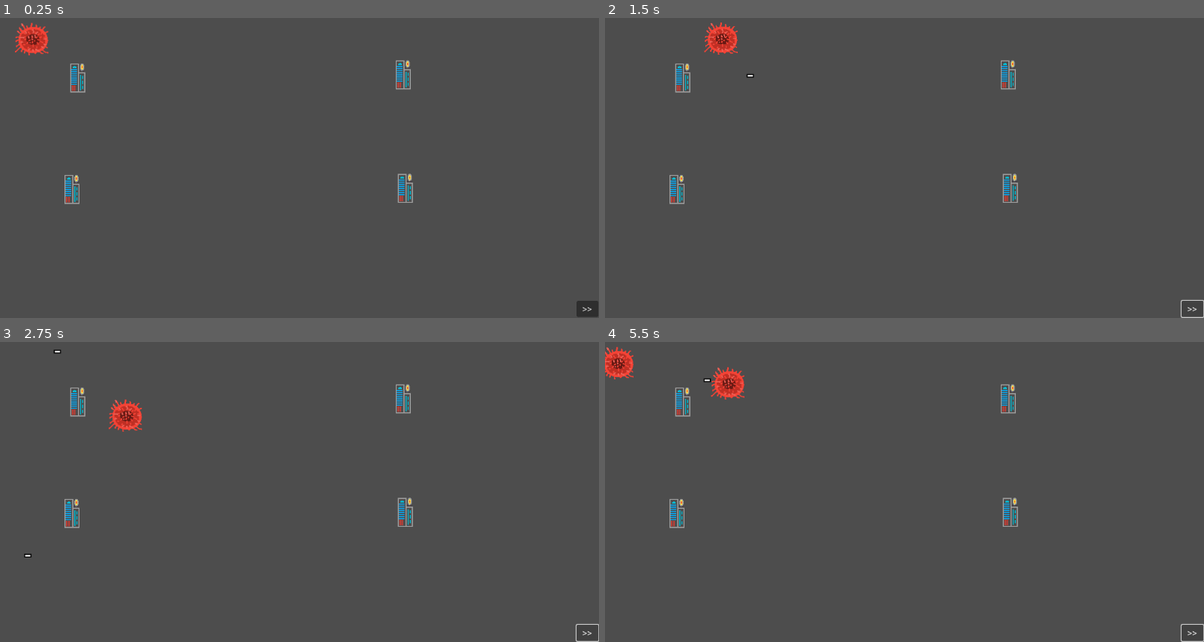
Above: before the commit, frames 1-4 (two rows, left to right).
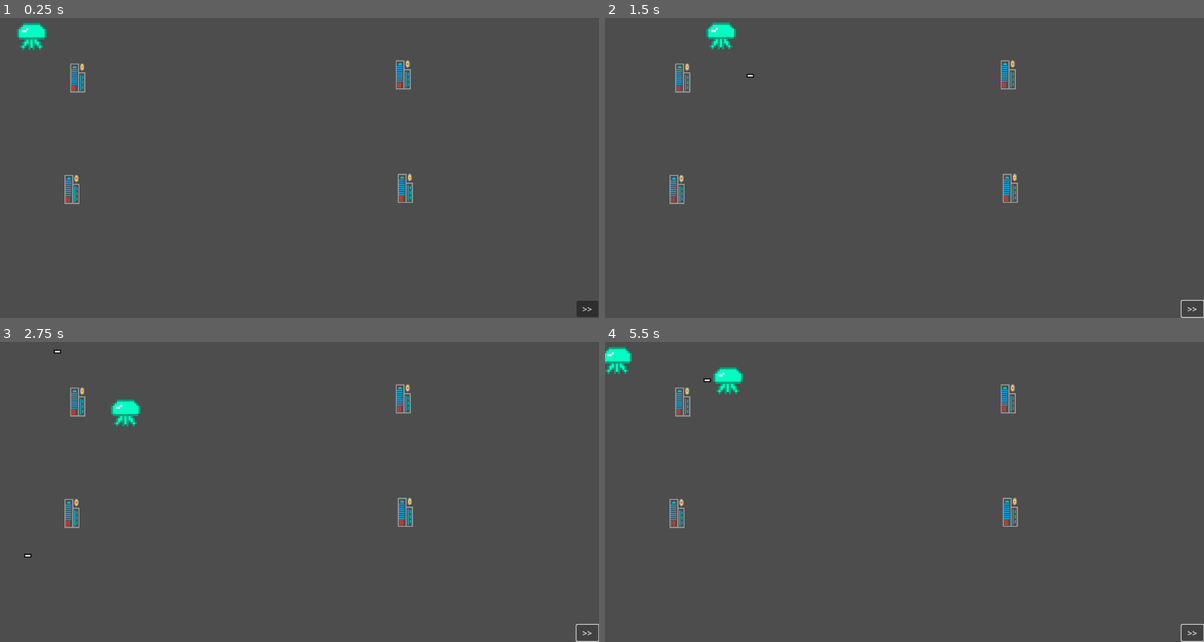
Above: after the commit, the same moments.

Repository: pbagnoud/minijam183
Game: Godot game, scene res://Scenes/main.tscn
Same seed, same stepped clock (60 frames per second), same inputs: the game is played once before the commit and once after it. This scene is started directly instead of the project's main scene.
Inputs:
- Up to frame 1 (0.25 s): no input
- Up to frame 2 (1.5 s): click ">>" at 0.5 s; click ">>" at 1.25 s
- Up to frame 3 (2.75 s): click ">>" at 2 s
- Up to frame 4 (5.5 s): no input

The runs differ from the first frame. In frame 1, 0.5% of the frame differs, in the area x 2-9%, y 1-13%; in frame 2, 0.5%; in frame 3, 0.5%; in frame 4, 0.9%, in the area x 0-24%, y 1-20%.

Commit message:
Added enemy sprites

Diff:
--- a/minijam183/Scenes/enemy.tscn
+++ b/minijam183/Scenes/enemy.tscn
@@ -1,13 +1,25 @@
-[gd_scene load_steps=5 format=3 uid="uid://dk1h6dnsl2hej"]
+[gd_scene load_steps=8 format=3 uid="uid://dk1h6dnsl2hej"]
 
 [ext_resource type="Script" uid="uid://81f3glc5devx" path="res://Scripts/enemy.gd" id="1_hghv2"]
-[ext_resource type="Texture2D" uid="uid://dkjpbso00x1m1" path="res://Assets/enemy_playeholder.png" id="2_1f0kj"]
+[ext_resource type="Texture2D" uid="uid://cpj7eb0et8w1o" path="res://Assets/enemy_0.png" id="2_0830c"]
+[ext_resource type="Texture2D" uid="uid://wrked32hpbt1" path="res://Assets/enemy_1.png" id="3_ghaa6"]
+[ext_resource type="Texture2D" uid="uid://btl5u1j303ght" path="res://Assets/enemy_2.png" id="4_1dp5w"]
+[ext_resource type="Texture2D" uid="uid://c52h7l1wk84vl" path="res://Assets/enemy_3.png" id="5_auwsv"]
 
 [sub_resource type="SpriteFrames" id="SpriteFrames_afpow"]
 animations = [{
 "frames": [{
 "duration": 1.0,
-"texture": ExtResource("2_1f0kj")
+"texture": ExtResource("2_0830c")
+}, {
+"duration": 1.0,
+"texture": ExtResource("3_ghaa6")
+}, {
+"duration": 1.0,
+"texture": ExtResource("4_1dp5w")
+}, {
+"duration": 1.0,
+"texture": ExtResource("5_auwsv")
 }],
 "loop": true,
 "name": &"default",
Binary file added: minijam183/Assets/enemy_0.png
Not shown, added: minijam183/Assets/enemy_0.png.import
Binary file added: minijam183/Assets/enemy_1.png
Not shown, added: minijam183/Assets/enemy_1.png.import
Binary file added: minijam183/Assets/enemy_2.png
Not shown, added: minijam183/Assets/enemy_2.png.import
Binary file added: minijam183/Assets/enemy_3.png
Not shown, added: minijam183/Assets/enemy_3.png.import
